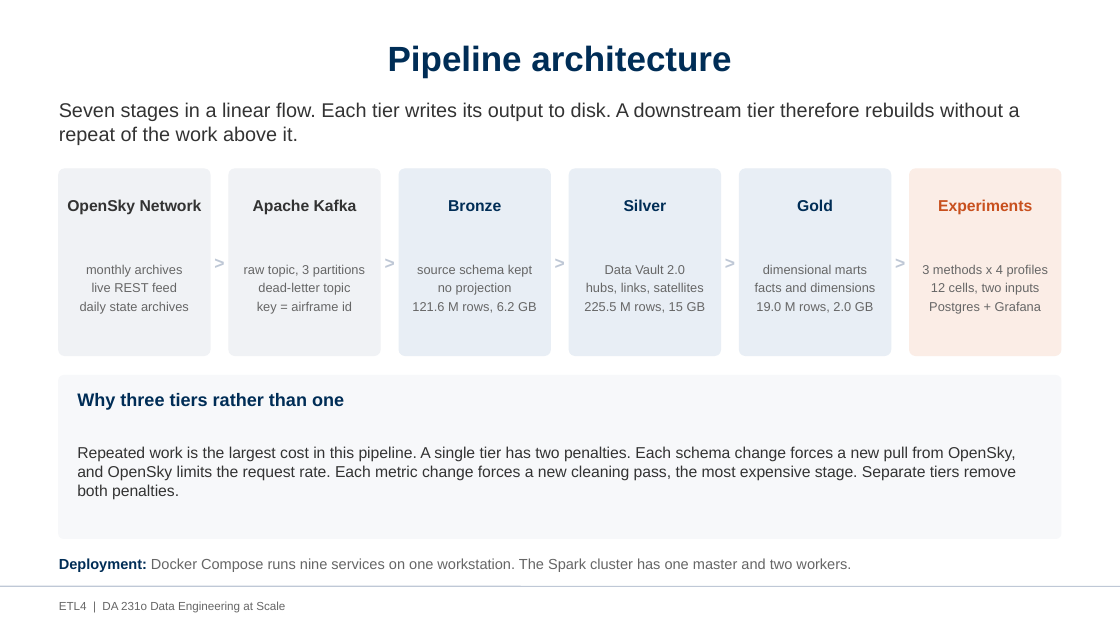
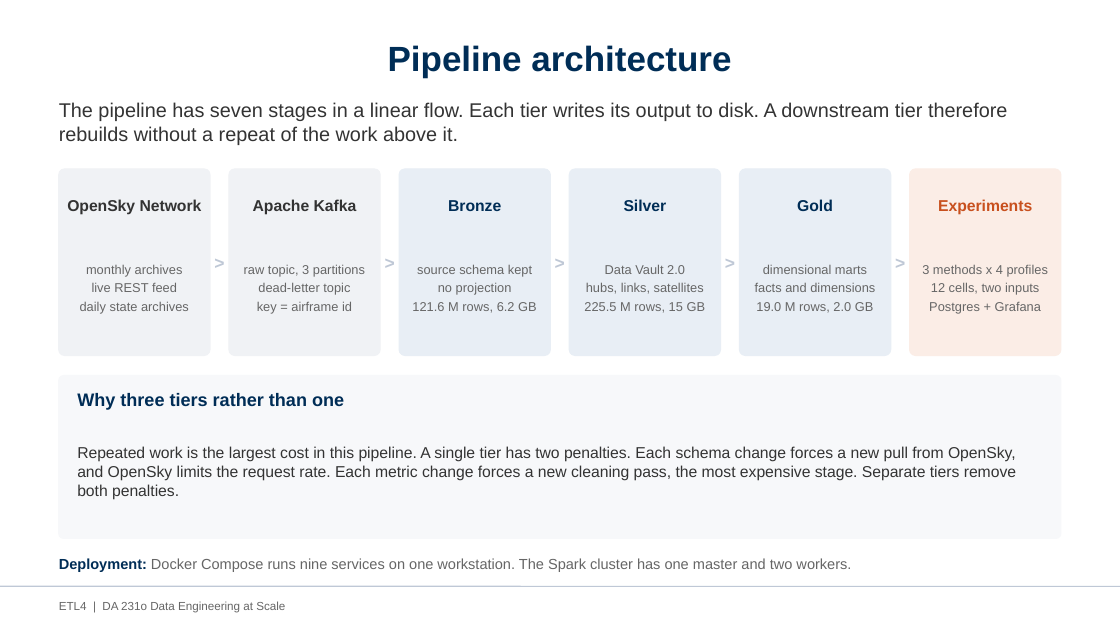
Before and after one commit to AvinashKompalli/Clean-Flight-Paths-from-Noisy-Aircraft-Data-at-Scale, a slide deck: slide 5 of etl4/docs/ETL4_Project_Presentation.pptx. Drawn at 1120x630 pixels with LibreOffice and Linux fonts; fonts in the diff are those of the drawing. Boxes give left, top, right and bottom in pixels: in the first picture for what was removed or moved away, otherwise in the second. Text is boxed around its words. In the diff, an @@ line names an element or a change of style, - is before the commit and + after.

Commit message:
docs(presentation): fix claims the STE rewrite broke, add verbs
The change from passive to active voice forced each sentence to name an
agent, and two of those agents were wrong. The number diff could not see
either fault, because no number changed.

The answer slide said the other two methods dominate kinematic
segmentation everywhere. The smoother does not: it is slower at N0 and
less accurate at N2. Only the baseline dominates at every profile.

The robustness row said the noise ladder injects duplicated records. It
injects jitter, 10 percent loss and 10 percent reordering, and the
reordering applies one permutation, so no profile adds a duplicate. The
row now names what the ladder does. Duplicates come from at-least-once
replay, which the Kafka slide already covers.

Four smaller corrections: the targets are measured, not met; the
smoother's throughput rises slightly rather than staying flat; the
baseline flight count is a range, 14,946 to 14,949, not 14,948; and a
completion marker records the last complete partition rather than
restarting the run.

Also gave a verb and a subject to the sentence fragments that STE rule
10 disallows, and restored the Kafka comparison the rewrite had dropped.

Automated checks: sentence length, passive voice, auxiliary and modal
forms, "-ing" use, marketing words, geometry, text fit, table fit,
placeholders, schema, and a token-level diff of every number. The
approved-dictionary and noun-cluster rules were checked by reading.

```diff
--- a/etl4/docs/ETL4_Project_Presentation.pptx
+++ b/etl4/docs/ETL4_Project_Presentation.pptx
@@ text at [59, 102, 1007, 145]: text changed @@
-Seven stages in a linear flow. Each tier writes its output to disk. A downstream tier therefore rebuilds without a repeat of the work above it.
+The pipeline has seven stages in a linear flow. Each tier writes its output to disk. A downstream tier therefore rebuilds without a repeat of the work above it.
```
Also in this commit, not shown: 11 other slides changed, 1 other file.
